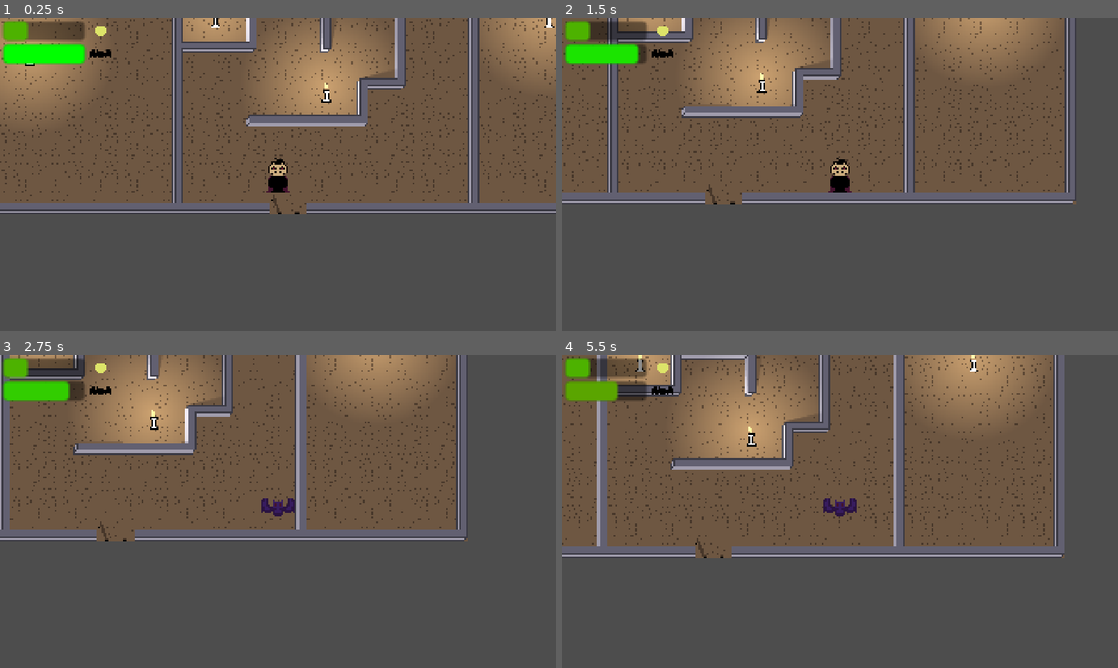
Above: before the commit, frames 1-4 (two rows, left to right).
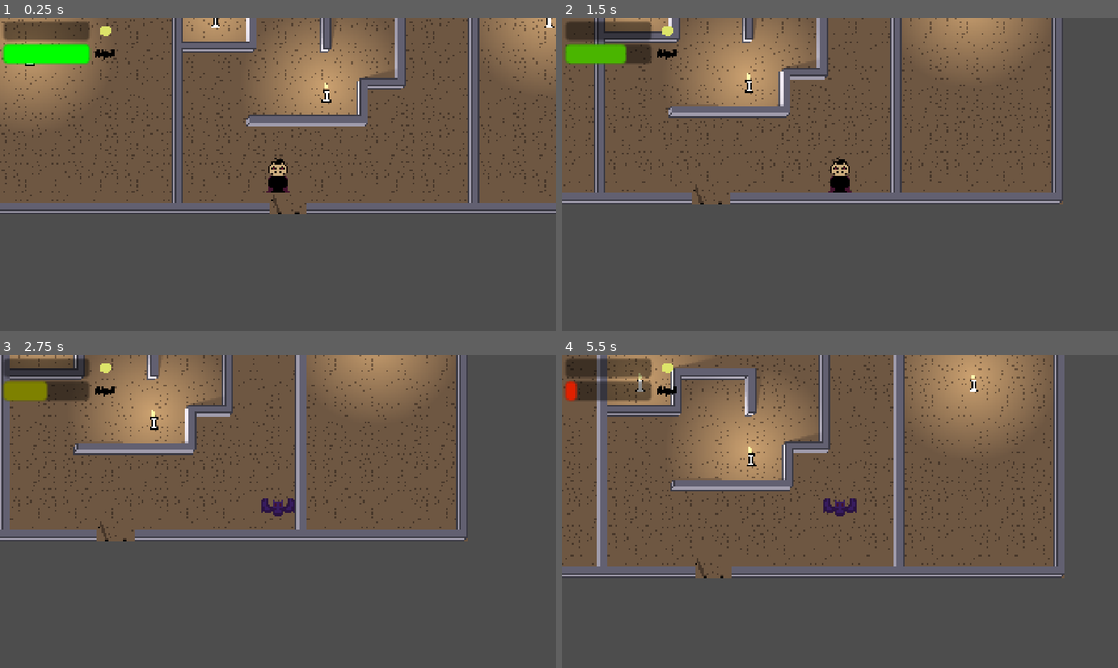
Above: after the commit, the same moments.

Repository: danial-mahmoudi/First-2D-Game-with-Godot
Game: Godot game, scene res://scenes/game.tscn
Two runs of this game, one before a commit and one after it. Both use one fixed random seed, a clock stepped at 60 frames per second and the inputs below. Before the commit the project has no main scene; this scene is started directly in both runs.
Inputs:
- Up to frame 1 (0.25 s): no input
- Up to frame 2 (1.5 s): tap Enter at 0.5 s; hold D (right) 0.53-1.28 s; tap E (swap_form) at 0.6, 1.35 s; hold S (down) from 1.28 s (still down)
- Up to frame 3 (2.75 s): tap Space at 2 s; release S (down) at 2.03 s; hold D (right) from 2.03 s (still down); tap E (swap_form) at 2.1 s
- Up to frame 4 (5.5 s): release D (right) at 2.78 s; hold W (up) 2.78-3.53 s; tap E (swap_form) every 0.75 s from 2.85 to 5.1 s; hold A (left) 3.53-5.03 s; tap Enter at 5 s; hold S (down) from 5.03 s (still down)

The runs differ from the first frame. In frame 1, 0.5% of the frame differs, in the area x 0-21%, y 1-15%; in frame 2, 14%; in frame 3, 1.3%; in frame 4, 18%, in the area x 0-91%, y 0-72%.

Commit message:
light meter added. kill and respawn system added.

Diff:
--- a/project.godot
+++ b/project.godot
@@ -11,6 +11,7 @@
 [application]
 
 config/name="First2D"
+run/main_scene="uid://cw1cbw157qecy"
 config/features=PackedStringArray("4.5", "Forward Plus")
 config/icon="res://assets/art/characters/icon.svg"
 
@@ -54,6 +55,8 @@
 
 2d_physics/layer_1="walls"
 2d_physics/layer_2="objects"
+2d_physics/layer_3="player"
+2d_physics/layer_4="shadow-caster"
 
 [rendering]
 
--- a/scenes/characters/player.gd
+++ b/scenes/characters/player.gd
@@ -1,16 +1,20 @@
 extends CharacterBody2D
 
+const DELTA = 0.01
 
-const HUMAN_SPEED = 100.0
-const BAT_SPEED = 150.0
-const BAR_USE_SPEED = 20.0
-const BAR_LOAD_SPEED = 6.0
+@export var MAX_HUMAN_SPEED = 100.0
+@export var MIN_HUMAN_SPEED = 50.0
+@export var MAX_BAT_SPEED = 180.0
+@export var MIN_BAT_SPEED = 100.0
+@export var BAR_USE_SPEED = 20.0
+@export var BAR_IDLE_SPEED = 6.0
+@export var BAR_LOAD_SPEED = 6.0
 enum Form {HUMAN, BAT}
 var current_form = Form.HUMAN
 var is_moving = false
 
-var light_point = 0.0
-var fly_point = 100
+var light_point := 0.0 # between 0 and 100
+var fly_point := 100.0 # between 0 and 100
 
 @onready var human_col: CollisionShape2D = $HumanCollisionShape
 @onready var bat_col: CollisionShape2D = $BatCollisionShape
@@ -19,6 +23,7 @@
 @onready var human_occluder: LightOccluder2D = $HumanOccluder
 
 signal fly_point_changed(new_value)
+signal light_point_changed(new_value)
 
 
 func _ready():
@@ -27,6 +32,7 @@
 
 func _physics_process(delta):
 	# Listen for the swap key (e.g., "F" key mapped to "swap_form")
+
 	if Input.is_action_just_pressed("swap_form"):
 		swap_form()
 
@@ -70,7 +76,7 @@
 
 func move_human(_delta: float):
 	var directoion:= Input.get_vector("left", "right", "up", "down")
-	velocity = directoion * HUMAN_SPEED
+	velocity = directoion * (MIN_HUMAN_SPEED + (MAX_HUMAN_SPEED - MIN_HUMAN_SPEED) * (1 - light_point/100.0))
 	if directoion != Vector2(0,0):
 		is_moving = true;
 	else:
@@ -78,8 +84,61 @@
 	move_and_slide()
 
 func update_light_meter(delta: float):
-	#TODO
-	pass
+	var total_exposure_amount = 0.0
+	var is_in_any_light = false
+
+	# 1. Get all lights in the level
+	var all_lights = get_tree().get_nodes_in_group("light")
+	var space_state = get_world_2d().direct_space_state
+
+	if current_form == Form.BAT:
+		update_light_amount(-1 * BAR_LOAD_SPEED * delta)
+		return
+
+
+	for light in all_lights:
+		# 2. DISTANCE CHECK (Optimization)
+		# Don't bother raycasting if the light is miles away
+		var distance = global_position.distance_to(light.global_position)
+		if distance > light.radius:
+			continue
+
+		# 3. RAYCAST CHECK (Line of Sight)
+		# Create a ray from Light -> Player
+		var query = PhysicsRayQueryParameters2D.create(light.global_position, global_position)
+
+		# IMPORTANT: Only collide with Layer 1 (Walls)
+		# If we hit nothing, the path is clear.
+		query.collision_mask = 8
+
+		var result = space_state.intersect_ray(query)
+
+		if result.is_empty():
+			# The ray hit nothing, so we have a clear line of sight!
+			is_in_any_light = true
+
+			# Calculate intensity based on distance (Closer = fills faster)
+			# Formula: (1 - (dist / radius)) * light_power
+			var falloff = 1.0 - (distance / light.radius)
+			total_exposure_amount += light.intensity_per_second * falloff
+
+
+	# 4. Update the Bar
+	if is_in_any_light:
+		update_light_amount(total_exposure_amount * delta)
+
+
+	else:
+		# Optional: Slowly decrease bar when in shadow?
+		update_light_amount(-1 * BAR_LOAD_SPEED * delta)
+
+func update_light_amount(amount:float):
+	light_point += amount
+	light_point = clamp(light_point, 0, 100)
+	if 100.0 - light_point < DELTA:
+		kill_and_respawn()
+	# Emit signal to UI (The one we set up previously)
+	light_point_changed.emit(light_point)
 
 func move_bat(_delta: float):
 	var directoion:= Input.get_vector("left", "right", "up", "down")
@@ -87,17 +146,30 @@
 		is_moving = true;
 	else:
 		is_moving = false;
-	velocity = directoion * BAT_SPEED
+	velocity = directoion * (MIN_BAT_SPEED + (MAX_BAT_SPEED - MIN_BAT_SPEED) * fly_point / 100.0)
 	move_and_slide()
 
 func update_fly_meter(delta: float):
 	if fly_point == 0 and current_form == Form.BAT:
 		swap_form()
 	if current_form == Form.HUMAN:
-		fly_point += BAR_LOAD_SPEED * delta
+		update_fly_amount(BAR_LOAD_SPEED * delta)
 	elif is_moving :
-		fly_point -= BAR_USE_SPEED * delta
-		if fly_point < 0.0:
-			fly_point = 0.0
+		update_fly_amount(-1 * BAR_USE_SPEED * delta)
+	else:
+		update_fly_amount(-1 * BAR_IDLE_SPEED * delta)
+
+
+func update_fly_amount(amount: float):
+	fly_point += amount
+	fly_point = clamp(fly_point, 0, 100)
 
 	fly_point_changed.emit(fly_point)
+
+func kill_and_respawn():
+	var spawn_point = $"../SpawnPoint"
+	light_point = 0.0
+	fly_point = 100.0
+	current_form = Form.HUMAN
+	update_form_visuals()
+	global_position = spawn_point.global_position
--- a/scenes/game.tscn
+++ b/scenes/game.tscn
@@ -87,34 +87,34 @@
 9:0/0/terrain_set = 0
 9:0/0/terrain = 0
 9:0/0/occlusion_layer_0/polygon_0/polygon = SubResource("OccluderPolygon2D_bt5mj")
-9:0/0/physics_layer_0/polygon_0/points = PackedVector2Array(16, -5, -2, -5, -2, 16, 5, 16, 5, 2, 16, 2)
+9:0/0/physics_layer_0/polygon_0/points = PackedVector2Array(-5, -5, 16, -5, 16, 5, 5, 5, 5, 16, -5, 16)
 9:0/0/terrains_peering_bit/right_side = 0
 9:0/0/terrains_peering_bit/bottom_side = 0
 10:0/0 = 0
 10:0/0/terrain_set = 0
 10:0/0/terrain = 0
 10:0/0/occlusion_layer_0/polygon_0/polygon = SubResource("OccluderPolygon2D_lnu2h")
-10:0/0/physics_layer_0/polygon_0/points = PackedVector2Array(16, -5, -16, -5, -16, 2, 16, 2)
+10:0/0/physics_layer_0/polygon_0/points = PackedVector2Array(-16, -5, 16, -5, 16, 5, -16, 5)
 10:0/0/terrains_peering_bit/right_side = 0
 10:0/0/terrains_peering_bit/left_side = 0
 11:0/0 = 0
 11:0/0/terrain_set = 0
 11:0/0/terrain = 0
 11:0/0/occlusion_layer_0/polygon_0/polygon = SubResource("OccluderPolygon2D_iywne")
-11:0/0/physics_layer_0/polygon_0/points = PackedVector2Array(5, 16, 5, -5, -16, -5, -16, 2, -2, 2, -2, 16)
+11:0/0/physics_layer_0/polygon_0/points = PackedVector2Array(5, -5, -16, -5, -16, 5, -5, 5, -5, 16, 5, 16)
 11:0/0/terrains_peering_bit/bottom_side = 0
 11:0/0/terrains_peering_bit/left_side = 0
 12:0/0 = 0
 12:0/0/terrain_set = 0
 12:0/0/terrain = 0
 12:0/0/occlusion_layer_0/polygon_0/polygon = SubResource("OccluderPolygon2D_gee14")
-12:0/0/physics_layer_0/polygon_0/points = PackedVector2Array(16, -5, 16, 2, -2, 2, -2, -5)
+12:0/0/physics_layer_0/polygon_0/points = PackedVector2Array(16, -5, -5, -5, -5, 5, 16, 5)
 12:0/0/terrains_peering_bit/right_side = 0
 13:0/0 = 0
 13:0/0/terrain_set = 0
 13:0/0/terrain = 0
 13:0/0/occlusion_layer_0/polygon_0/polygon = SubResource("OccluderPolygon2D_kvuet")
-13:0/0/physics_layer_0/polygon_0/points = PackedVector2Array(-2, -5, -16, -5, -16, 2, -2, 2, -2, 16, 5, 16, 5, 2, 16, 2, 16, -5, 5, -5)
+13:0/0/physics_layer_0/polygon_0/points = PackedVector2Array(-16, 5, -5, 5, -5, 16, 5, 16, 5, 5, 16, 5, 16, -5, -16, -5)
 13:0/0/terrains_peering_bit/right_side = 0
 13:0/0/terrains_peering_bit/bottom_side = 0
 13:0/0/terrains_peering_bit/left_side = 0
@@ -122,7 +122,7 @@
 14:0/0/terrain_set = 0
 14:0/0/terrain = 0
 14:0/0/occlusion_layer_0/polygon_0/polygon = SubResource("OccluderPolygon2D_ca42v")
-14:0/0/physics_layer_0/polygon_0/points = PackedVector2Array(5, -5, 5, 16, -2, 16, -2, -5)
+14:0/0/physics_layer_0/polygon_0/points = PackedVector2Array(-5, 16, -5, -5, 5, -5, 5, 16)
 14:0/0/terrains_peering_bit/bottom_side = 0
 15:0/0 = 0
 16:0/0 = 0
@@ -139,25 +139,25 @@
 9:1/0/terrain_set = 0
 9:1/0/terrain = 0
 9:1/0/occlusion_layer_0/polygon_0/polygon = SubResource("OccluderPolygon2D_e1j6l")
-9:1/0/physics_layer_0/polygon_0/points = PackedVector2Array(5, -16, -2, -16, -2, 16, 5, 16)
+9:1/0/physics_layer_0/polygon_0/points = PackedVector2Array(-5, -16, 5, -16, 5, 16, -5, 16)
 9:1/0/terrains_peering_bit/bottom_side = 0
 9:1/0/terrains_peering_bit/top_side = 0
 10:1/0 = 0
 10:1/0/terrain_set = 0
 10:1/0/terrain = 0
-10:1/0/physics_layer_0/polygon_0/points = PackedVector2Array(5, -5, 5, 2, -2, 2, -2, -5)
+10:1/0/physics_layer_0/polygon_0/points = PackedVector2Array(-5, 5, -5, -5, 5, -5, 5, 5)
 11:1/0 = 0
 11:1/0/terrain_set = 0
 11:1/0/terrain = 0
 11:1/0/occlusion_layer_0/polygon_0/polygon = SubResource("OccluderPolygon2D_p57ef")
-11:1/0/physics_layer_0/polygon_0/points = PackedVector2Array(5, -16, -2, -16, -2, 16, 5, 16)
+11:1/0/physics_layer_0/polygon_0/points = PackedVector2Array(-5, -16, 5, -16, 5, 16, -5, 16)
 11:1/0/terrains_peering_bit/bottom_side = 0
 11:1/0/terrains_peering_bit/top_side = 0
 12:1/0 = 0
 12:1/0/terrain_set = 0
 12:1/0/terrain = 0
 12:1/0/occlusion_layer_0/polygon_0/polygon = SubResource("OccluderPolygon2D_0tnpc")
-12:1/0/physics_layer_0/polygon_0/points = PackedVector2Array(-2, -16, -2, 2, -2, 16, 5, 16, 5, 2, 16, 2, 16, -5, 5, -5, 5, -16)
+12:1/0/physics_layer_0/polygon_0/points = PackedVector2Array(5, -16, 5, -5, 16, -5, 16, 5, 5, 5, 5, 16, -5, 16, -5, -16)
 12:1/0/terrains_peering_bit/right_side = 0
 12:1/0/terrains_peering_bit/bottom_side = 0
 12:1/0/terrains_peering_bit/top_side = 0
@@ -165,7 +165,7 @@
 13:1/0/terrain_set = 0
 13:1/0/terrain = 0
 13:1/0/occlusion_layer_0/polygon_0/polygon = SubResource("OccluderPolygon2D_trtic")
-13:1/0/physics_layer_0/polygon_0/points = PackedVector2Array(5, -16, -2, -16, -2, -5, -16, -5, -16, 2, -2, 2, -2, 16, 5, 16, 5, 2, 16, 2, 16, -5, 5, -5)
+13:1/0/physics_layer_0/polygon_0/points = PackedVector2Array(5, -16, 5, -5, 16, -5, 16, 5, 5, 5, 5, 16, -5, 16, -5, 5, -16, 5, -16, -5, -5, -5, -5, -16)
 13:1/0/terrains_peering_bit/right_side = 0
 13:1/0/terrains_peering_bit/bottom_side = 0
 13:1/0/terrains_peering_bit/left_side = 0
@@ -174,7 +174,7 @@
 14:1/0/terrain_set = 0
 14:1/0/terrain = 0
 14:1/0/occlusion_layer_0/polygon_0/polygon = SubResource("OccluderPolygon2D_rysoc")
-14:1/0/physics_layer_0/polygon_0/points = PackedVector2Array(5, -16, 5, 16, -2, 16, -2, 2, -16, 2, -16, -5, -2, -5, -2, -16)
+14:1/0/physics_layer_0/polygon_0/points = PackedVector2Array(-5, -16, -5, -5, -16, -5, -16, 5, -5, 5, -5, 16, 5, 16, 5, -16)
 14:1/0/terrains_peering_bit/bottom_side = 0
 14:1/0/terrains_peering_bit/left_side = 0
 14:1/0/terrains_peering_bit/top_side = 0
@@ -190,20 +190,20 @@
 9:2/0/terrain_set = 0
 9:2/0/terrain = 0
 9:2/0/occlusion_layer_0/polygon_0/polygon = SubResource("OccluderPolygon2D_pl11u")
-9:2/0/physics_layer_0/polygon_0/points = PackedVector2Array(16, 2, -2, 2, -2, -16, 5, -16, 5, -5, 16, -5)
+9:2/0/physics_layer_0/polygon_0/points = PackedVector2Array(-5, -16, 5, -16, 5, -5, 16, -5, 16, 5, -5, 5)
 9:2/0/terrains_peering_bit/right_side = 0
 9:2/0/terrains_peering_bit/top_side = 0
 12:2/0 = 0
 12:2/0/terrain_set = 0
 12:2/0/terrain = 0
 12:2/0/occlusion_layer_0/polygon_0/polygon = SubResource("OccluderPolygon2D_vtaks")
-12:2/0/physics_layer_0/polygon_0/points = PackedVector2Array(5, -16, 5, 2, -2, 2, -2, -16)
+12:2/0/physics_layer_0/polygon_0/points = PackedVector2Array(5, -16, 5, 5, -5, 5, -5, -16)
 12:2/0/terrains_peering_bit/top_side = 0
 13:2/0 = 0
 13:2/0/terrain_set = 0
 13:2/0/terrain = 0
 13:2/0/occlusion_layer_0/polygon_0/polygon = SubResource("OccluderPolygon2D_ir15t")
-13:2/0/physics_layer_0/polygon_0/points = PackedVector2Array(5, -16, -2, -16, -2, -5, -16, -5, -16, 2, -2, 2, 5, 2, 16, 2, 16, -5, 5, -5)
+13:2/0/physics_layer_0/polygon_0/points = PackedVector2Array(-16, -5, -5, -5, -5, -16, 5, -16, 5, -5, 16, -5, 16, 5, -16, 5)
 13:2/0/terrains_peering_bit/right_side = 0
 13:2/0/terrains_peering_bit/left_side = 0
 13:2/0/terrains_peering_bit/top_side = 0
@@ -211,7 +211,7 @@
 14:2/0/terrain_set = 0
 14:2/0/terrain = 0
 14:2/0/occlusion_layer_0/polygon_0/polygon = SubResource("OccluderPolygon2D_ssvqc")
-14:2/0/physics_layer_0/polygon_0/points = PackedVector2Array(5, -5, 5, 2, -16, 2, -16, -5)
+14:2/0/physics_layer_0/polygon_0/points = PackedVector2Array(-16, -5, 5, -5, 5, 5, -16, 5)
 14:2/0/terrains_peering_bit/left_side = 0
 15:2/0 = 0
 15:2/0/occlusion_layer_0/polygon_0/polygon = SubResource("OccluderPolygon2D_264po")
@@ -221,14 +221,14 @@
 10:2/0/terrain_set = 0
 10:2/0/terrain = 0
 10:2/0/occlusion_layer_0/polygon_0/polygon = SubResource("OccluderPolygon2D_lbhrr")
-10:2/0/physics_layer_0/polygon_0/points = PackedVector2Array(16, -5, -16, -5, -16, 2, 16, 2)
+10:2/0/physics_layer_0/polygon_0/points = PackedVector2Array(-16, 5, -16, -5, 16, -5, 16, 5)
 10:2/0/terrains_peering_bit/right_side = 0
 10:2/0/terrains_peering_bit/left_side = 0
 11:2/0 = 0
 11:2/0/terrain_set = 0
 11:2/0/terrain = 0
 11:2/0/occlusion_layer_0/polygon_0/polygon = SubResource("OccluderPolygon2D_u5sy4")
-11:2/0/physics_layer_0/polygon_0/points = PackedVector2Array(5, -16, 5, 2, -16, 2, -16, -5, -2, -5, -2, -16)
+11:2/0/physics_layer_0/polygon_0/points = PackedVector2Array(5, 5, -16, 5, -16, -5, -5, -5, -5, -16, 5, -16)
 11:2/0/terrains_peering_bit/left_side = 0
 11:2/0/terrains_peering_bit/top_side = 0
 16:2/0 = 0
@@ -320,9 +320,10 @@
 [sub_resource type="TileSet" id="TileSet_iywne"]
 tile_size = Vector2i(32, 32)
 occlusion_layer_0/light_mask = 1
-physics_layer_0/collision_layer = 1
-physics_layer_1/collision_layer = 2
-physics_layer_1/collision_mask = 2
+physics_layer_0/collision_layer = 9
+physics_layer_0/collision_mask = 0
+physics_layer_1/collision_layer = 10
+physics_layer_1/collision_mask = 0
 terrain_set_0/mode = 0
 terrain_set_0/terrain_0/name = " inside walls"
 terrain_set_0/terrain_0/color = Color(0.7299727, 0, 0.12193643, 1)
@@ -425,8 +426,12 @@
 
 [node name="Player" type="CharacterBody2D" parent="Level1"]
 position = Vector2(295, 382)
+collision_layer = 4
 collision_mask = 3
 script = ExtResource("2_lnu2h")
+MIN_BAT_SPEED = 80.0
+BAR_USE_SPEED = 40.0
+BAR_LOAD_SPEED = 8.0
 
 [node name="HumanCollisionShape" type="CollisionShape2D" parent="Level1/Player"]
 position = Vector2(0, 4.25)
@@ -452,6 +457,9 @@
 position = Vector2(0, 16)
 occluder = SubResource("OccluderPolygon2D_dinhu")
 sdf_collision = false
+
+[node name="SpawnPoint" type="Node2D" parent="Level1"]
+position = Vector2(303, 393)
 
 [node name="UI" type="CanvasLayer" parent="."]
 
@@ -465,7 +473,7 @@
 layout_mode = 0
 offset_left = 12.0
 offset_top = 12.0
-offset_right = 101.0
+offset_right = 105.565575
 offset_bottom = 52.0
 scale = Vector2(4.189575, 3.6181786)
 columns = 2
@@ -502,3 +510,4 @@
 stretch_mode = 5
 
 [connection signal="fly_point_changed" from="Level1/Player" to="UI/Control/GridContainer/FlyingProgressBar" method="_on_player_fly_point_changed"]
+[connection signal="light_point_changed" from="Level1/Player" to="UI/Control/GridContainer/LightProgressBar" method="_on_player_light_point_changed"]
--- a/scenes/objects/candle.tscn
+++ b/scenes/objects/candle.tscn
@@ -1,6 +1,7 @@
-[gd_scene load_steps=7 format=3 uid="uid://c1ri86rj3taso"]
+[gd_scene load_steps=8 format=3 uid="uid://c1ri86rj3taso"]
 
 [ext_resource type="Texture2D" uid="uid://b20yjhpkth0m6" path="res://assets/art/prototype/prototype.png" id="1_5tksn"]
+[ext_resource type="Script" uid="uid://ds4680v6fmynv" path="res://scenes/objects/point_light_2d.gd" id="2_5divp"]
 
 [sub_resource type="AtlasTexture" id="AtlasTexture_kvpfn"]
 atlas = ExtResource("1_5tksn")
@@ -37,13 +38,16 @@
 position = Vector2(1, 0)
 sprite_frames = SubResource("SpriteFrames_dinhu")
 
-[node name="PointLight2D" type="PointLight2D" parent="."]
+[node name="PointLight2D" type="PointLight2D" parent="." groups=["light"]]
 position = Vector2(0, 2)
 energy = 0.86
 shadow_enabled = true
 shadow_filter = 1
 shadow_filter_smooth = 1.4
 texture = SubResource("GradientTexture2D_trtic")
+script = ExtResource("2_5divp")
+radius = 80.0
+intensity_per_second = 250.0
 
 [node name="CollisionShape2D" type="CollisionShape2D" parent="."]
 position = Vector2(1, 7.25)
--- /dev/null
+++ b/scenes/objects/point_light_2d.gd
@@ -0,0 +1,13 @@
+extends PointLight2D
+
+@export var radius = 150.0
+@export var intensity_per_second = 20.0
+
+# Called when the node enters the scene tree for the first time.
+func _ready() -> void:
+	pass # Replace with function body.
+
+
+# Called every frame. 'delta' is the elapsed time since the previous frame.
+func _process(_delta: float) -> void:
+	pass
--- a/scenes/ui/light_progress_bar.gd
+++ b/scenes/ui/light_progress_bar.gd
@@ -7,7 +7,7 @@
 
 
 # Called every frame. 'delta' is the elapsed time since the previous frame.
-func _process(delta: float) -> void:
+func _process(_delta: float) -> void:
 	var ratio = value / max_value
 
 	# 2. Blend the color
@@ -19,3 +19,8 @@
 	# We get the 'fill' stylebox we created earlier and change its background color
 	var stylebox = get_theme_stylebox("fill")
 	stylebox.bg_color = new_color
+
+
+
+func _on_player_light_point_changed(new_value: Variant) -> void:
+	value = new_value
Not shown, added: scenes/objects/point_light_2d.gd.uid
